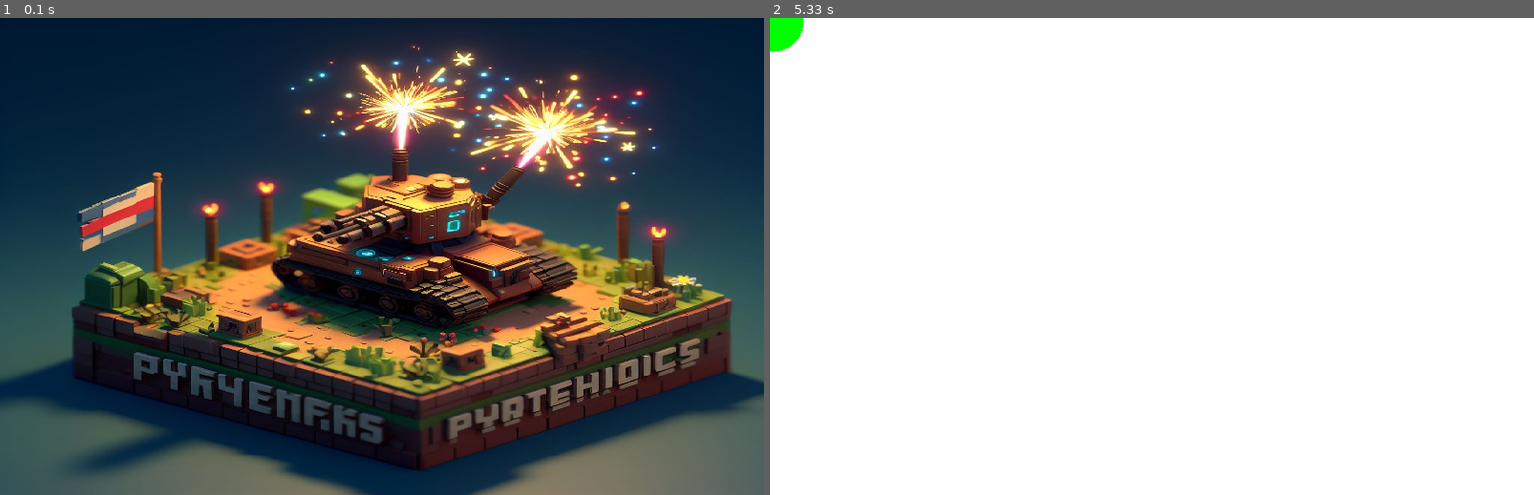
Above: before the commit, frames 1-2 (left to right).
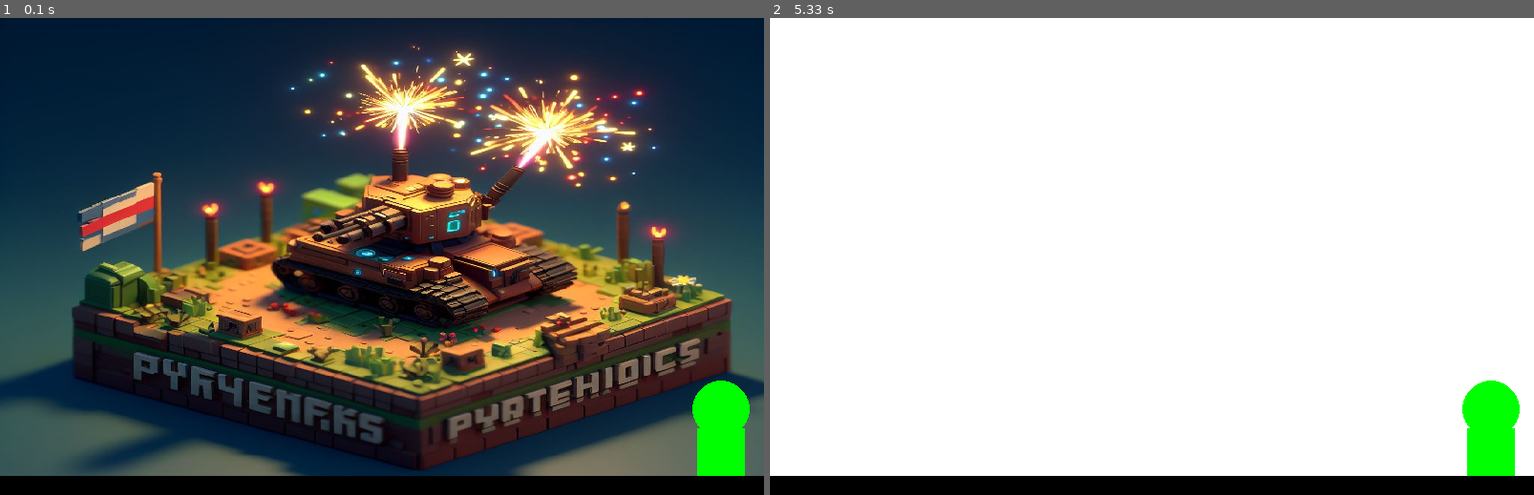
Above: after the commit, the same moments.

Repository: BapL49/projet-1---feu-d-artifices
Game: pygame game, started from basePyGame.py
Two runs of this game, one before a commit and one after it. Both use one fixed random seed, a clock stepped at 60 frames per second and the inputs below.
Inputs:
- Up to frame 1 (0.1 s): no input
- Up to frame 2 (5.33 s): no input

The runs differ from the first frame. In frame 1, 5.2% of the frame differs, in the area x 0-100%, y 76-100%; in frame 2, 5.5%, in the area x 0-100%, y 0-100%.

Commit message:
Tourelle et sol

Diff:
--- a/basePyGame.py
+++ b/basePyGame.py
@@ -27,12 +27,28 @@
 fenetre.blit(image, (0, 0))
 pygame.display.flip()
 
+
 debut = time.time()
+
+
+
+circle_x = 755
+circle_y = 410
+circle_radius = 30
+
+angle = 45
+
+sol = pygame.draw.rect(fenetre, NOIR, (0, 480, 800, 20))
+tourelle_square = pygame.draw.rect(fenetre,VERT, (730, 430, 50, 50))
+tourrelle_circle = pygame.draw.circle(fenetre, VERT, (circle_x, circle_y), circle_radius )
+
+
 
 while time.time() - debut < 5:
     for event in pygame.event.get():
         if event.type == pygame.QUIT:
             pygame.quit()
+
 
 continuer = True
 while continuer :
@@ -40,13 +56,10 @@
         if event.type == QUIT:
             continuer = False
 
-
-    mouse_x, mouse_y = mouse.get_pos()
-    circle_x, circle_y = mouse_x, mouse_y
-
     fenetre.fill(BLANC)
-    tourrelle_circle = draw.circle(fenetre, VERT, (circle_x, circle_y), circle_radius )
-    print(mouse_x, mouse_y)
+    sol = pygame.draw.rect(fenetre, NOIR, (0, 480, 800, 20))
+    tourelle_square = pygame.draw.rect(fenetre,VERT, (730, 430, 50, 50))
+    tourrelle_circle = pygame.draw.circle(fenetre, VERT, (circle_x, circle_y), circle_radius )
 
     pygame.display.flip()
 
